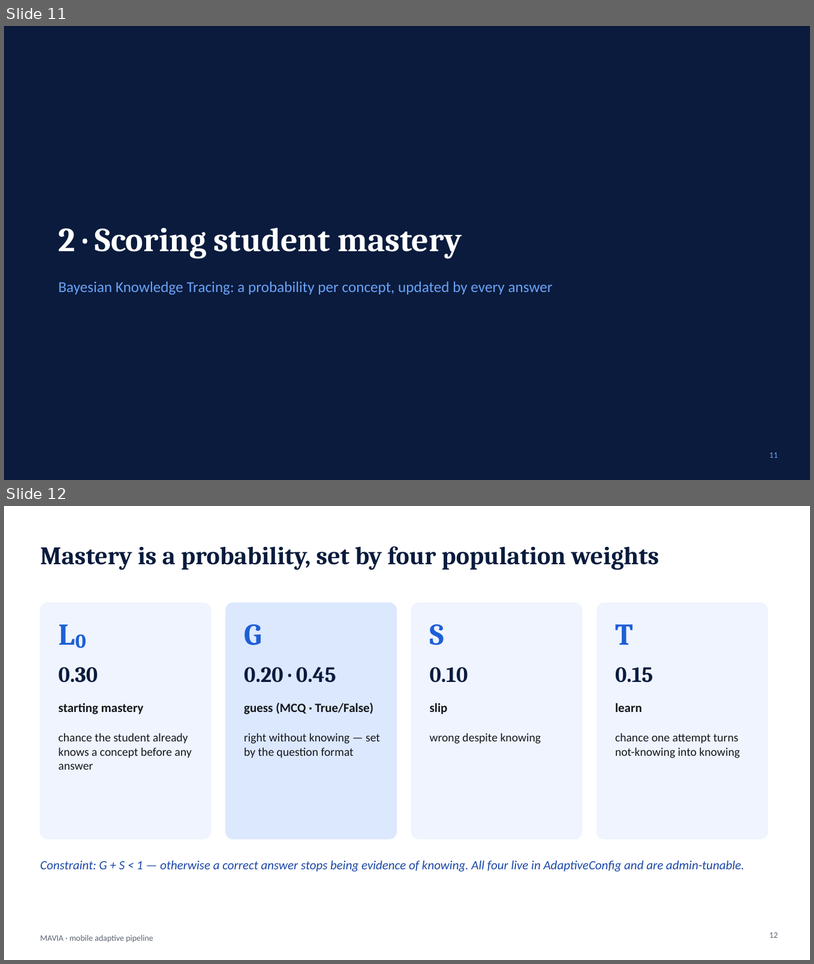
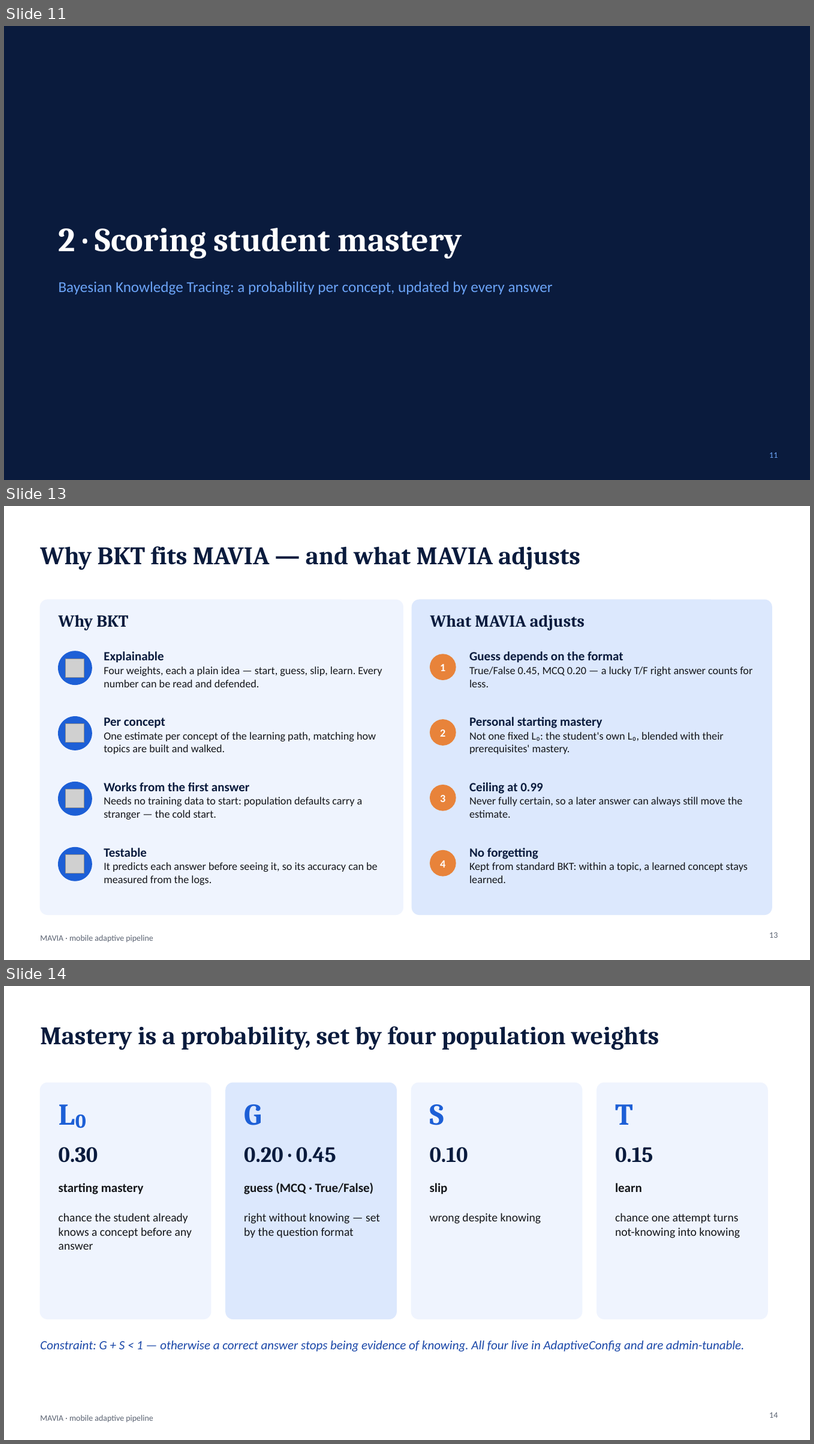
Before and after one commit to Heathiko/MAVIA---MAIN, a slide deck: docs/MAVIA_Mobile_Adaptive_Pipeline.pptx. Shown one above the other, each under a label of ours: slides 11 and 12 before the commit, slides 11, 13 and 14 after it; the slides between them are not shown. The pictures are 814x964 and 814x1444 pixels, drawn with LibreOffice and Linux fonts; fonts in the diff are those of the drawing; grey boxes stand for pictures. Boxes give left, top, right and bottom in pixels: in the first picture for what was removed or moved away, otherwise in the second. Text is boxed around its words. In the diff, an @@ line names an element or a change of style, - is before the commit and + after.

```diff
--- a/docs/MAVIA_Mobile_Adaptive_Pipeline.pptx
+++ b/docs/MAVIA_Mobile_Adaptive_Pipeline.pptx
@@ slide 13 added at <box>4,506,810,960</box>, background #FFFFFF; not listed: 1 template element that a slide beside it also shows @@
@@ title added at <box>40,546,581,570</box>, 30 pt, text #0A1B3D, bold @@
+Why BKT fits MAVIA — and what MAVIA adjusts
@@ rounded rectangle added at <box>40,600,403,915</box>, fill #EFF4FE, outline #EFF4FE 1 pt @@
@@ rounded rectangle added at <box>413,600,772,915</box>, fill #DCE8FD, outline #DCE8FD 1 pt @@
@@ text added at <box>59,615,128,630</box>, 20 pt, text #0A1B3D, bold @@
+Why BKT
@@ text added at <box>431,615,585,630</box>, 20 pt, text #0A1B3D, bold @@
+What MAVIA adjusts
@@ ellipse added at <box>59,651,92,684</box>, fill #1D5FD6, outline #1D5FD6 1 pt @@
@@ picture added at <box>66,658,84,677</box> @@
@@ text added at <box>104,651,382,687</box>, 13 pt, text #14161A @@
+Explainable
+Four weights, each a plain idea — start, guess, slip, learn. Every number can be read and defended.
@@ ellipse added at <box>431,654,456,679</box>, fill #E8833A, outline #E8833A 1 pt @@
@@ text added at <box>440,664,446,671</box>, 13 pt, text #FFFFFF, bold @@
+1
@@ text added at <box>470,651,753,687</box>, 13 pt, text #14161A @@
+Guess depends on the format
+True/False 0.45, MCQ 0.20 — a lucky T/F right answer counts for less.
@@ ellipse added at <box>59,717,92,750</box>, fill #1D5FD6, outline #1D5FD6 1 pt @@
@@ text added at <box>104,717,376,754</box>, 13 pt, text #14161A @@
+Per concept
+One estimate per concept of the learning path, matching how topics are built and walked.
@@ ellipse added at <box>431,720,456,745</box>, fill #E8833A, outline #E8833A 1 pt @@
@@ text added at <box>470,717,724,754</box>, 13 pt, text #14161A @@
+Personal starting mastery
+Not one fixed L₀: the student's own L₀, blended with their prerequisites' mastery.
@@ picture added at <box>66,724,84,742</box> @@
@@ text added at <box>440,729,446,736</box>, 13 pt, text #FFFFFF, bold @@
+2
@@ ellipse added at <box>59,782,92,815</box>, fill #1D5FD6, outline #1D5FD6 1 pt @@
@@ picture added at <box>66,789,84,808</box> @@
@@ text added at <box>104,782,363,819</box>, 13 pt, text #14161A @@
+Works from the first answer
+Needs no training data to start: population defaults carry a stranger — the cold start.
@@ ellipse added at <box>431,785,456,810</box>, fill #E8833A, outline #E8833A 1 pt @@
@@ text added at <box>470,782,743,817</box>, 13 pt, text #14161A @@
+Ceiling at 0.99
+Never fully certain, so a later answer can always still move the estimate.
@@ text added at <box>440,795,446,802</box>, 13 pt, text #FFFFFF, bold @@
+3
@@ ellipse added at <box>59,847,92,880</box>, fill #1D5FD6, outline #1D5FD6 1 pt @@
@@ text added at <box>104,847,378,885</box>, 13 pt, text #14161A @@
+Testable
+It predicts each answer before seeing it, so its accuracy can be measured from the logs.
@@ text added at <box>470,847,748,883</box>, 13 pt, text #14161A @@
+No forgetting
+Kept from standard BKT: within a topic, a learned concept stays learned.
@@ picture added at <box>66,855,84,873</box> @@
@@ ellipse added at <box>431,850,456,876</box>, fill #E8833A, outline #E8833A 1 pt @@
@@ text added at <box>440,860,446,867</box>, 13 pt, text #FFFFFF, bold @@
+4
@@ page number added at <box>770,932,778,937</box>, 10 pt, text #5B6372 @@
+13
@@ what was slide 12 is now slide 14 @@
@@ page number at <box>770,1412,778,1417</box>: text changed @@
-12
+14
```
Also in this commit, not shown: 4 slides changed, 1 other slide added.
